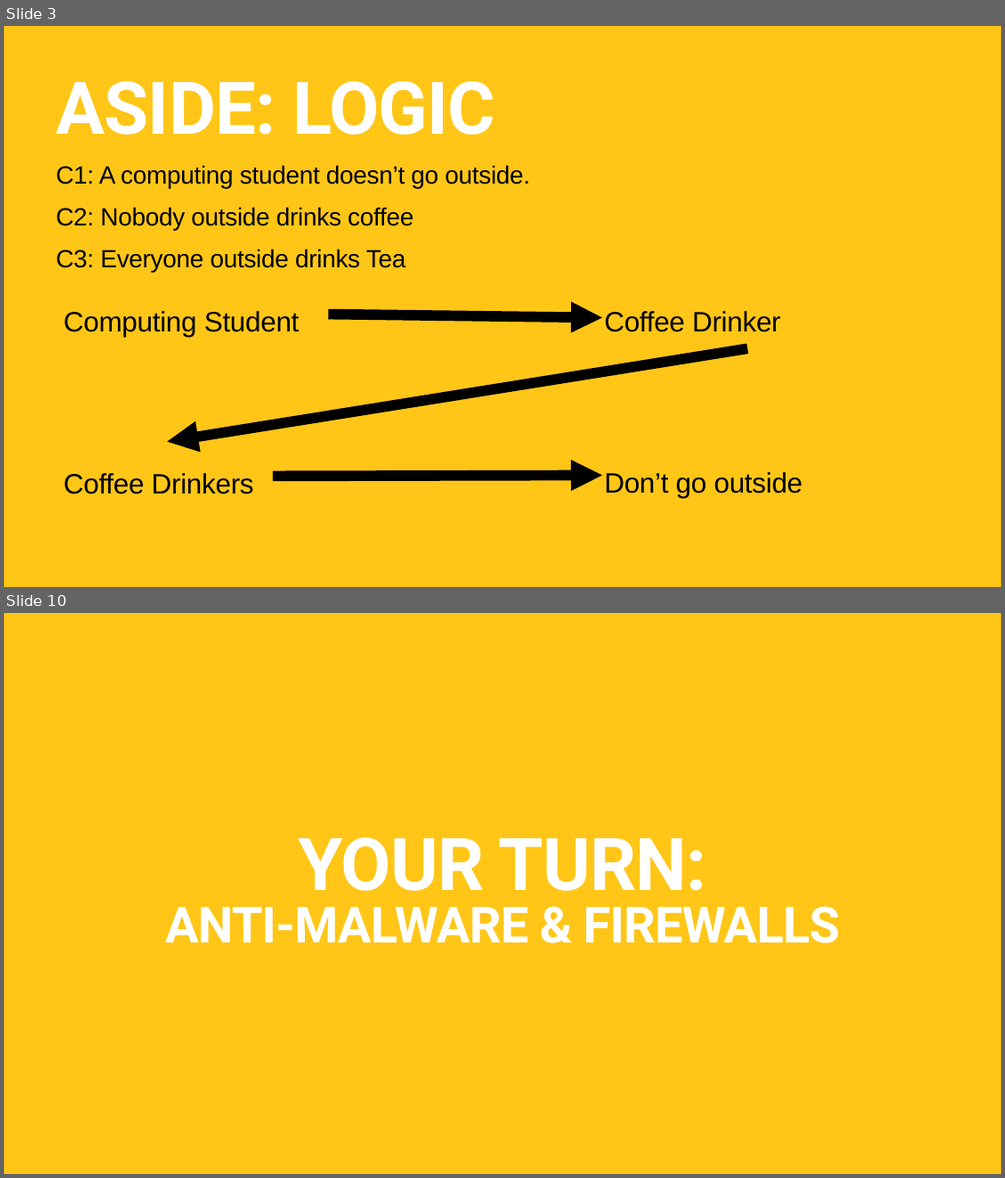
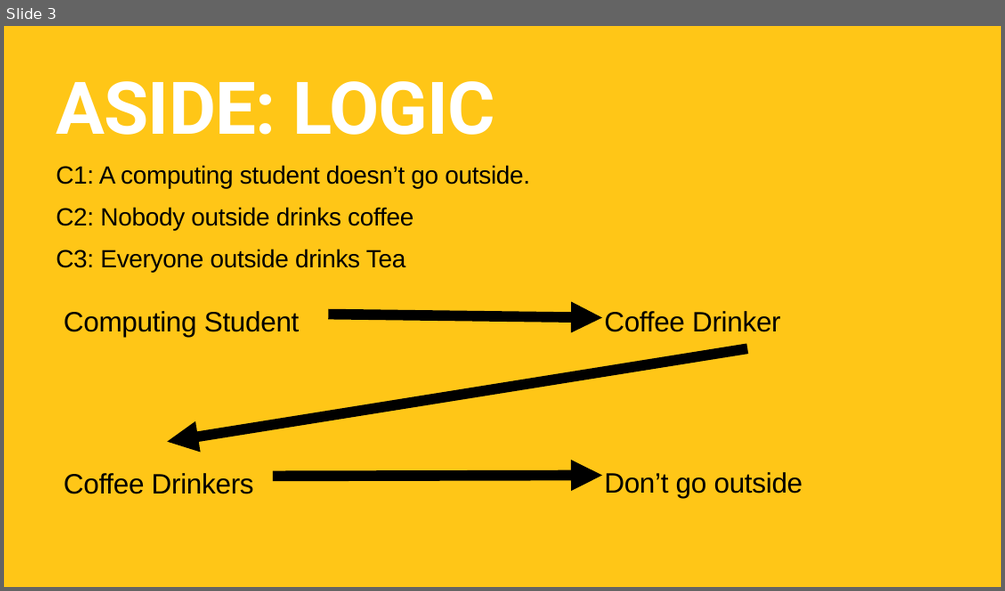
Before and after one commit to TommyWoodley/teaching, a slide deck: ALevel/BigO/BigOPresentation.pptx. Shown one above the other, each under a label of ours: slides 3 and 10 before the commit, slide 3 after it; the slides between them are not shown. The pictures are 1005x1178 and 1005x591 pixels, drawn with LibreOffice and Linux fonts; fonts in the diff are those of the drawing. Boxes give left, top, right and bottom in pixels: in the first picture for what was removed or moved away, otherwise in the second. Text is boxed around its words. In the diff, an @@ line names an element or a change of style, - is before the commit and + after.

```diff
--- a/ALevel/BigO/BigOPresentation.pptx
+++ b/ALevel/BigO/BigOPresentation.pptx
@@ slide 10 removed at (4,613,1001,1174), background #FFC617 @@
@@ title removed at (165,837,840,943) @@
-YOUR TURN:
-ANTI-MALWARE & FIREWALLS
```
Also in this commit, not shown: 8 slides added, 9 other slides removed.
